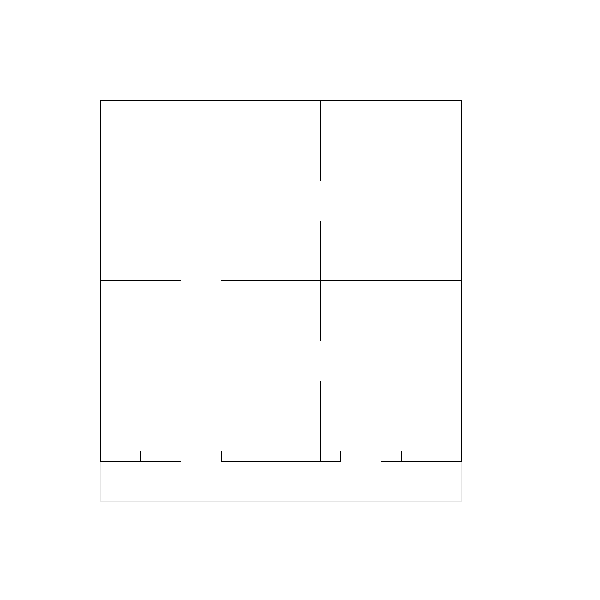
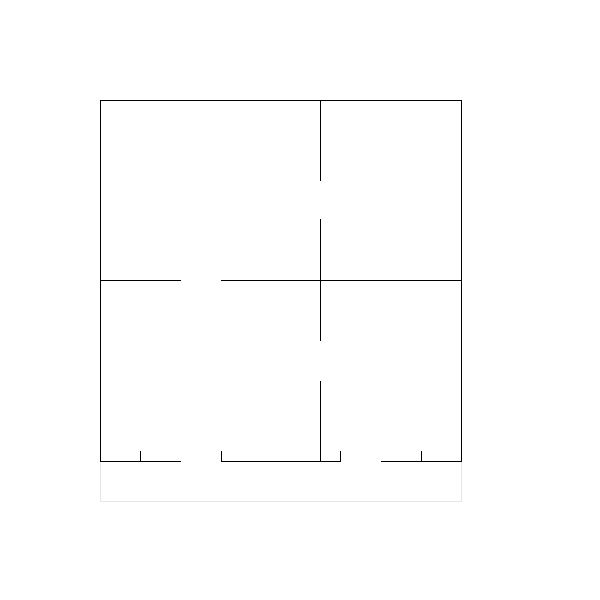
Revision of a layered 600x600 image; what changed, layer by layer:
painted on "walls_inside" over [401, 451, 422, 461]
showed "Background" over [320, 219, 422, 461]
